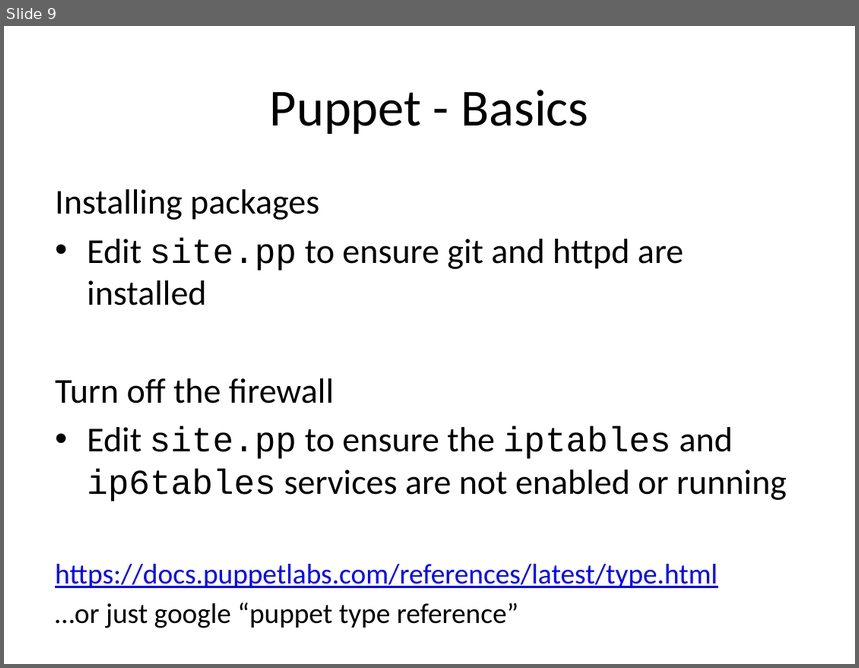
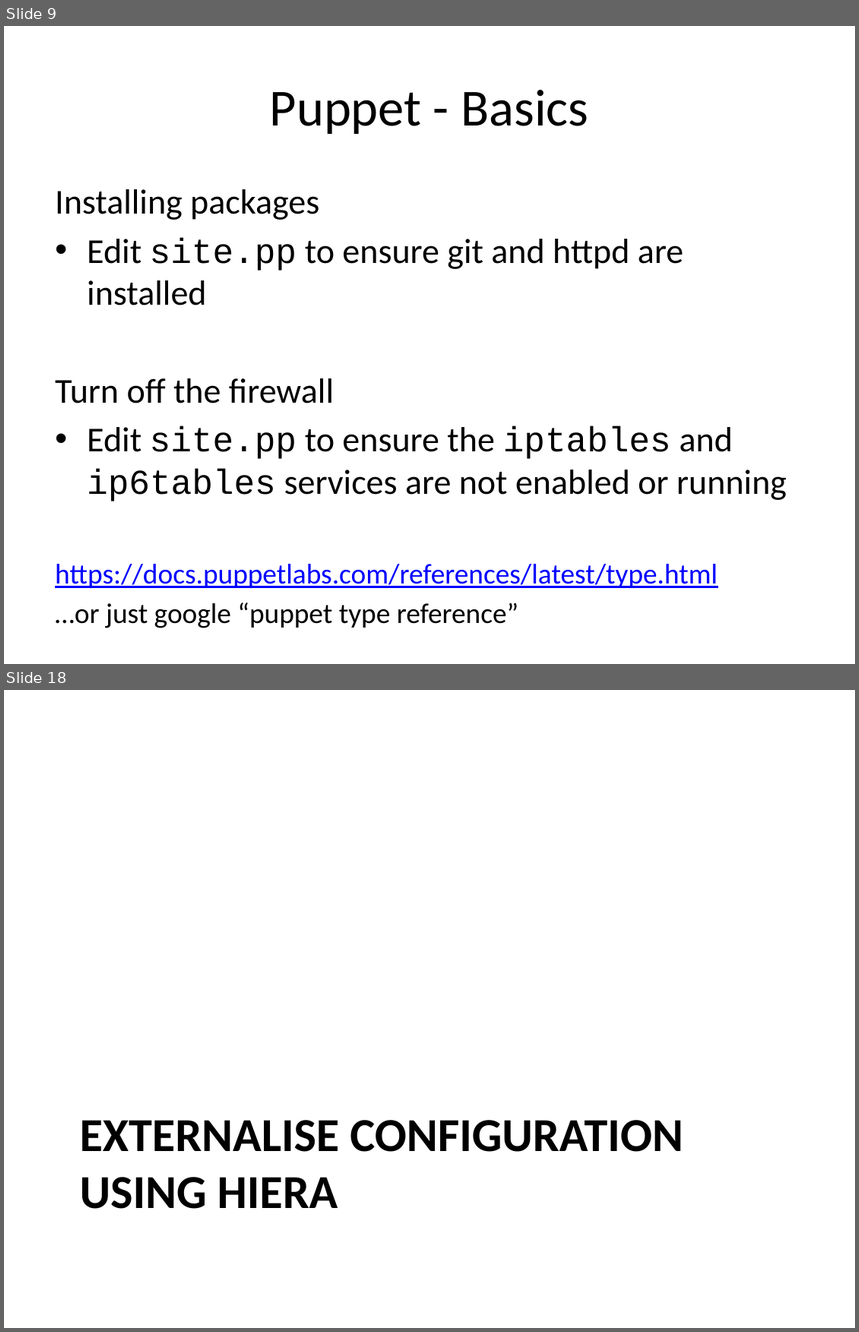
Before and after one commit to andeemarks/xconf-sydney-2014-workshops, a slide deck: 01-provision/xconf-sydney-2014-provision.pptx. Shown one above the other, each under a label of ours: slide 9 before the commit, slides 9 and 18 after it; the slides between them are not shown. The pictures are 859x668 and 859x1332 pixels, drawn with LibreOffice and Linux fonts; fonts in the diff are those of the drawing. Boxes give left, top, right and bottom in pixels: in the first picture for what was removed or moved away, otherwise in the second. Text is boxed around its words. In the diff, an @@ line names an element or a change of style, - is before the commit and + after.

```diff
--- a/01-provision/xconf-sydney-2014-provision.pptx
+++ b/01-provision/xconf-sydney-2014-provision.pptx
@@ slide 18 added at bbox=[4, 690, 855, 1328], background #FFFFFF @@
@@ title added at bbox=[80, 1120, 683, 1209], 40 pt, text #000000, bold @@
+EXTERNALISE CONFIGURATION USING HIERA
```
Also in this commit, not shown: 1 slide changed, 8 other slides added.
